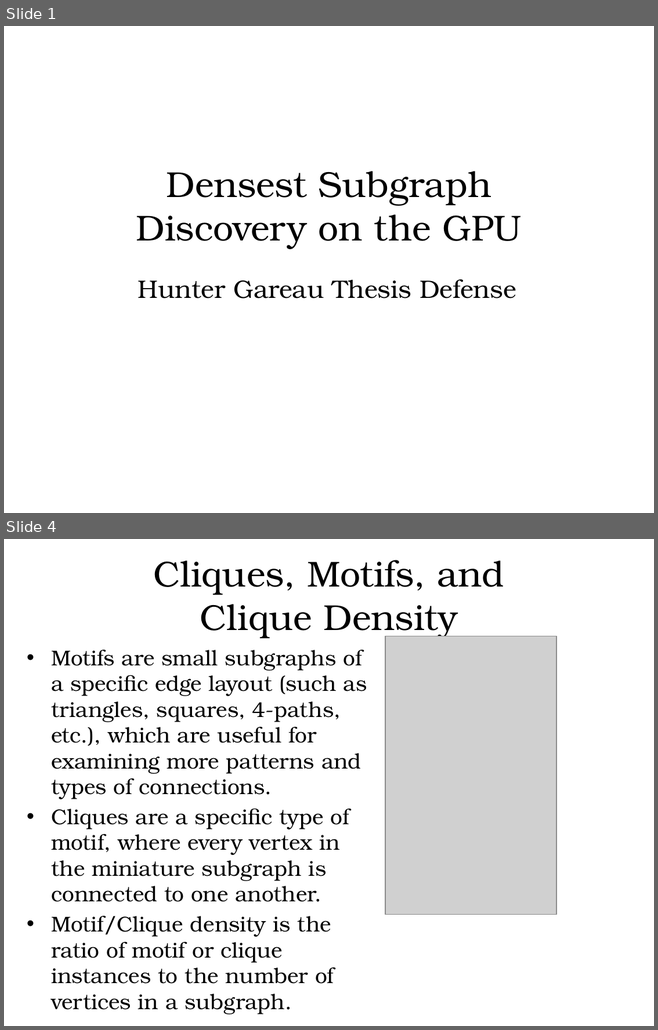
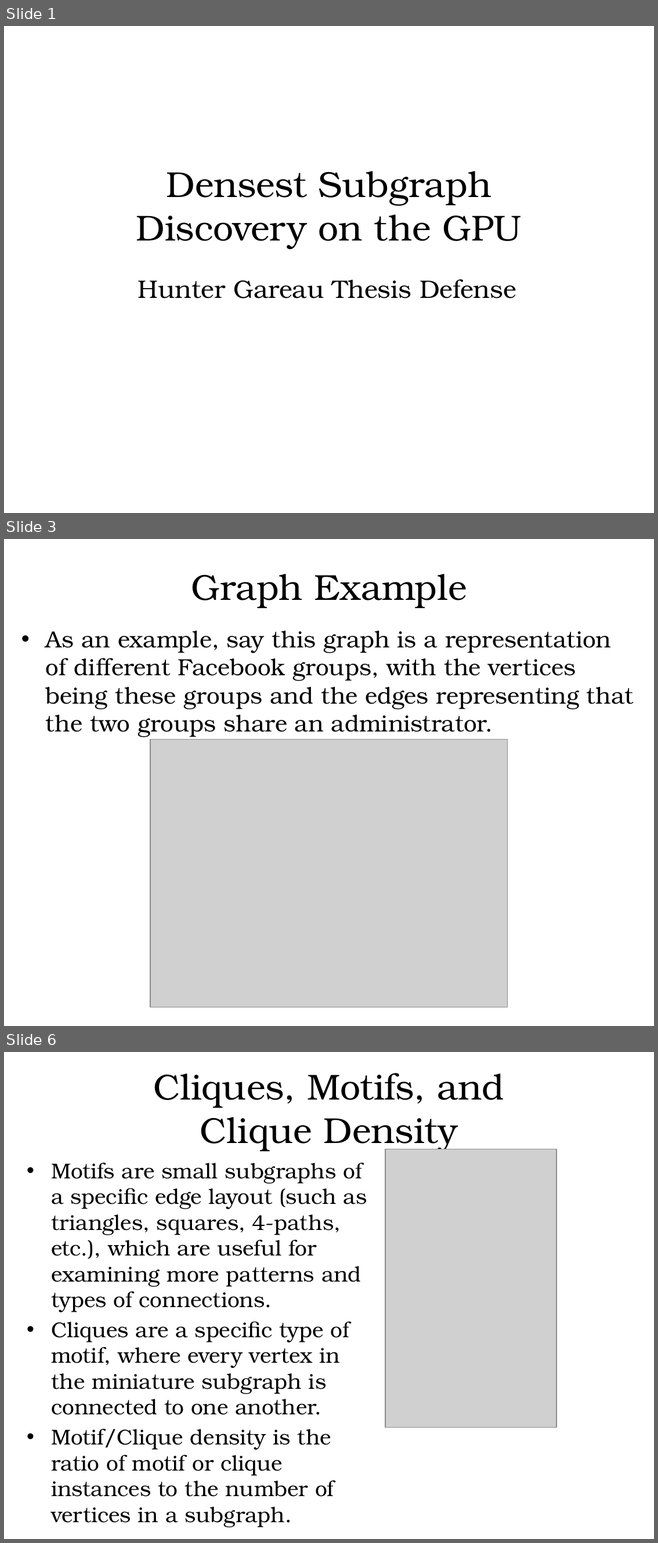
Before and after one commit to hgareau/DensestSubgraphDiscovery, a slide deck: Thesis Defense Presentation.pptx. Shown one above the other, each under a label of ours: slides 1 and 4 before the commit, slides 1, 3 and 6 after it; the slides between them are not shown. The pictures are 658x1030 and 658x1543 pixels, drawn with LibreOffice and Linux fonts; fonts in the diff are those of the drawing; grey boxes stand for pictures; background and template pictures are left out. Boxes give left, top, right and bottom in pixels: in the first picture for what was removed or moved away, otherwise in the second. Text is boxed around its words. In the diff, an @@ line names an element or a change of style, - is before the commit and + after.

```diff
--- a/Thesis Defense Presentation.pptx
+++ b/Thesis Defense Presentation.pptx
@@ slide 3 added at [4,539,654,1026], background #FFFFFF @@
@@ text added at [191,574,467,609], 40 pt, text #000000 @@
+Graph Example
@@ text added at [46,631,633,737], 25.9 pt, text #000000 @@
+• As an example, say this graph is a representation of different Facebook groups, with the vertices being these groups and the edges representing that the two groups share an administrator.
@@ picture added at [150,739,507,1006] @@
@@ what was slide 4 is now slide 6 @@
```
Also in this commit, not shown: 3 slides changed, 11 other slides added.
